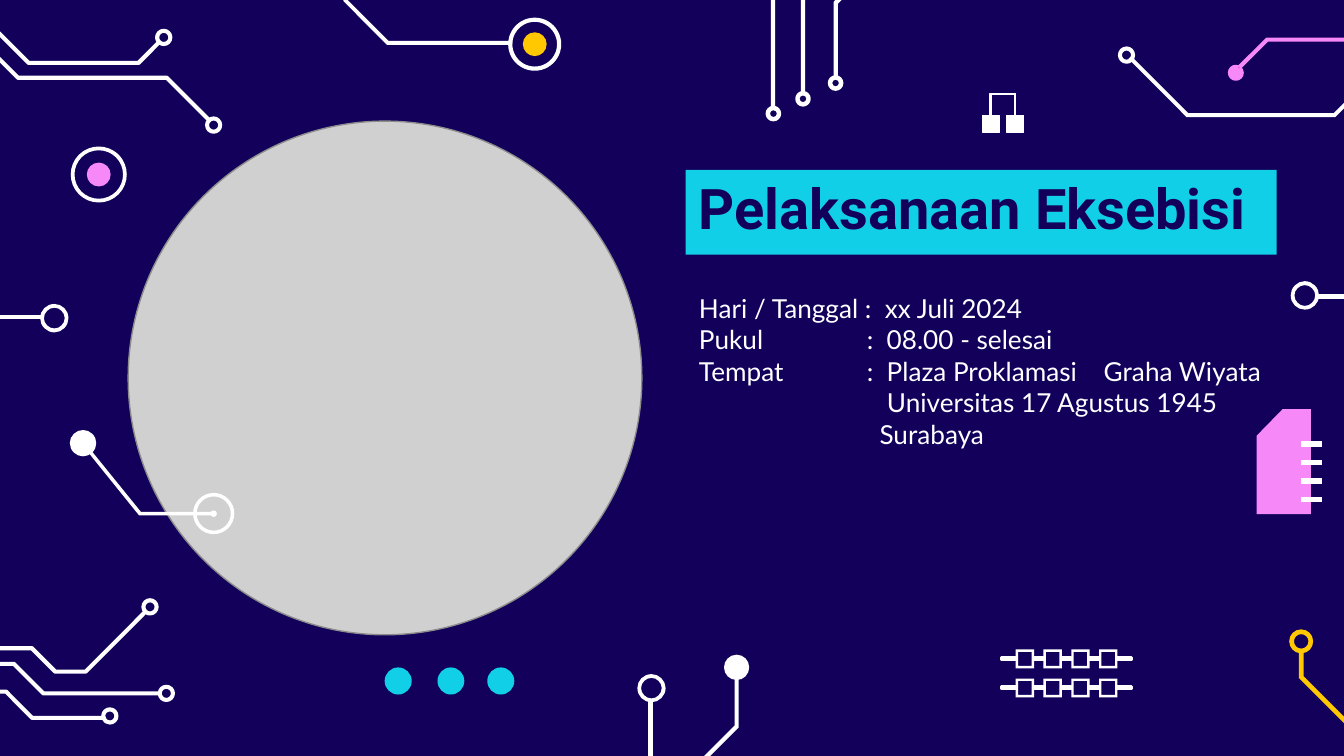
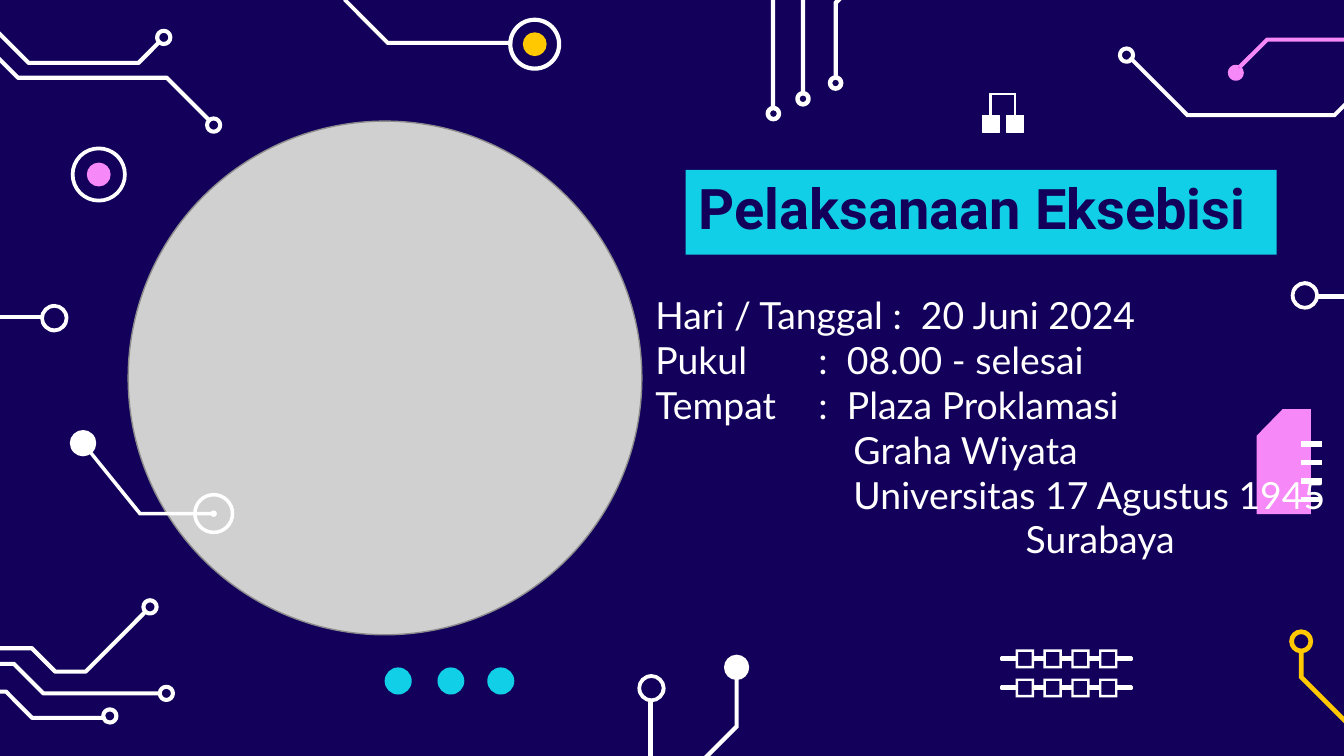
Before and after one commit to chariotofthesun/kkngenap2024, a slide deck: slide 6 of Peeeeeeeeenjk Eksebissii KKN Reg2024.pptx. Drawn at 1344x756 pixels with LibreOffice and Linux fonts; fonts in the diff are those of the drawing; grey boxes stand for pictures. Boxes give left, top, right and bottom in pixels: in the first picture for what was removed or moved away, otherwise in the second. Text is boxed around its words. In the diff, an @@ line names an element or a change of style, - is before the commit and + after.

```diff
--- a/Peeeeeeeeenjk Eksebissii KKN Reg2024.pptx
+++ b/Peeeeeeeeenjk Eksebissii KKN Reg2024.pptx
@@ subtitle "Hari / Tanggal : 20 ...": place and size @@
-subtitle "Hari / Tanggal : 20 ..." at bbox=[699, 298, 1261, 448]
+subtitle "Hari / Tanggal : 20 ..." at bbox=[655, 301, 1326, 560]
@@ subtitle at bbox=[655, 301, 1135, 336]: text changed; size 14 to 20 pt @@
-Hari / Tanggal : xx Juli 2024
+Hari / Tanggal : 20 Juni 2024
@@ subtitle at bbox=[655, 346, 1083, 375]: size 14 to 20 pt in "Pukul : 08.00 - selesai" @@
@@ subtitle at bbox=[655, 391, 1326, 560]: text changed; size 14 to 20 pt @@
-Tempat : Plaza Proklamasi Graha Wiyata
-Universitas 17 Agustus 1945
-Surabaya
+Tempat : Plaza Proklamasi
+Graha Wiyata
+Universitas 17 Agustus 1945 Surabaya
```
Also in this commit, not shown: 3 other slides changed, 3 slides removed.
